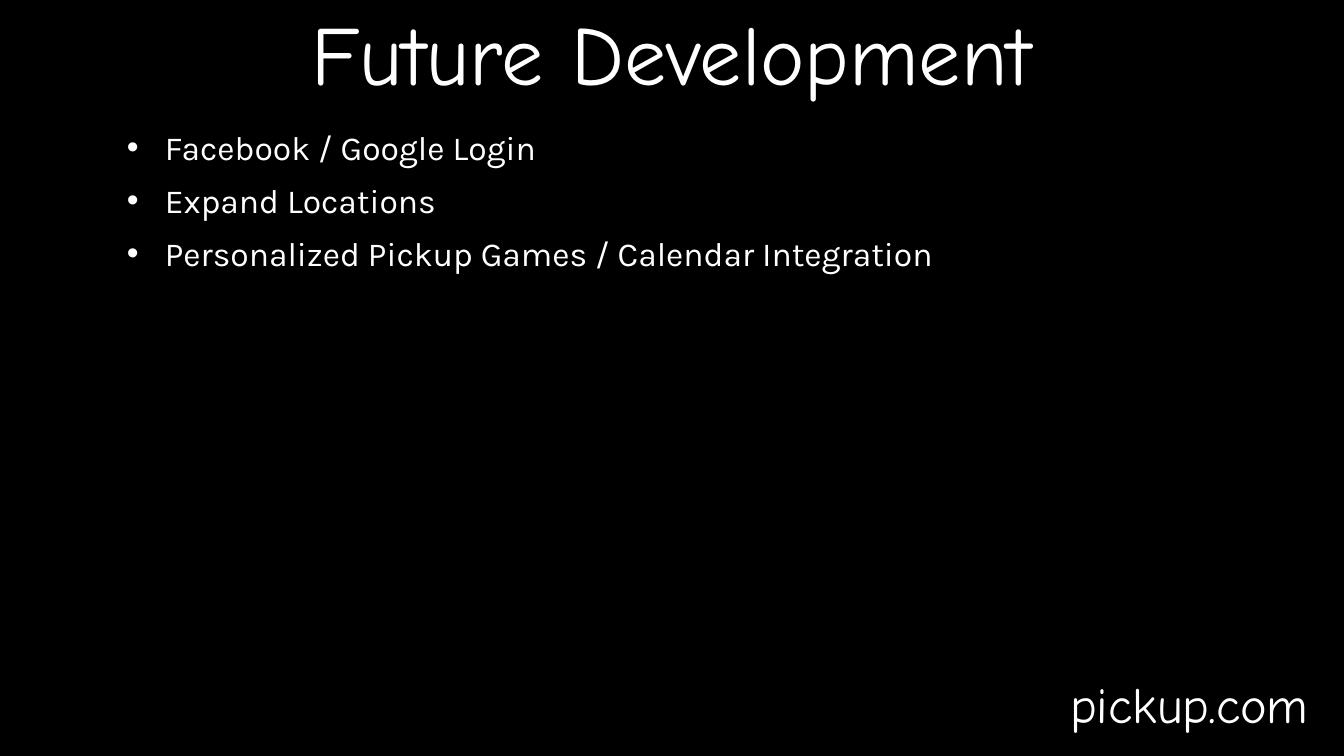
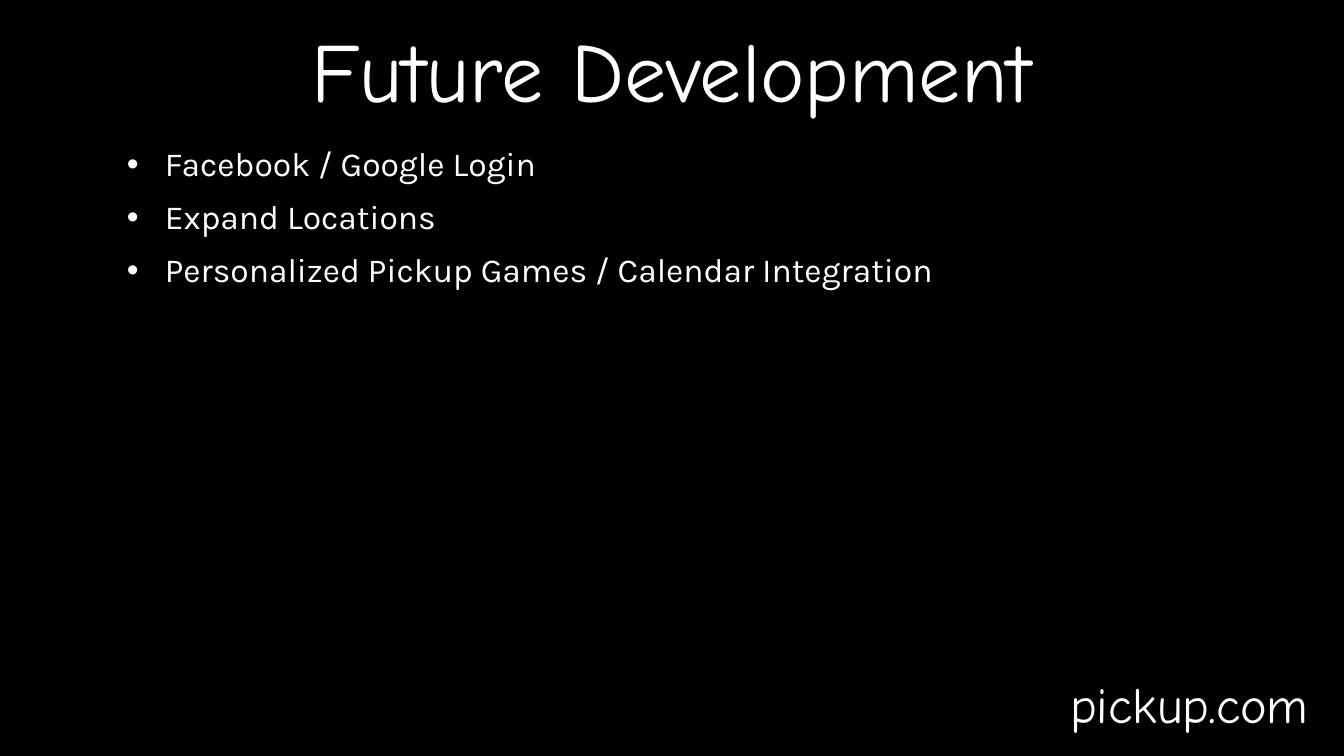
Before and after one commit to dsuare1/gp1, a slide deck: slide 7 of powerpoint/pickup.pptx. Drawn at 1344x756 pixels with LibreOffice and Linux fonts; fonts in the diff are those of the drawing; background and template pictures are left out. Boxes give left, top, right and bottom in pixels: in the first picture for what was removed or moved away, otherwise in the second. Text is boxed around its words. In the diff, an @@ line names an element or a change of style, - is before the commit and + after.

```diff
--- a/powerpoint/pickup.pptx
+++ b/powerpoint/pickup.pptx
@@ title "Future Development": place and size @@
-title "Future Development" at [311, 28, 1031, 102]
+title "Future Development" at [311, 45, 1031, 119]
@@ text "Facebook / Google Login": place and size @@
-text "Facebook / Google Login" at [165, 137, 932, 275]
+text "Facebook / Google Login" at [165, 153, 932, 291]
```
Also in this commit, not shown: 6 other slides changed, 11 other files.
